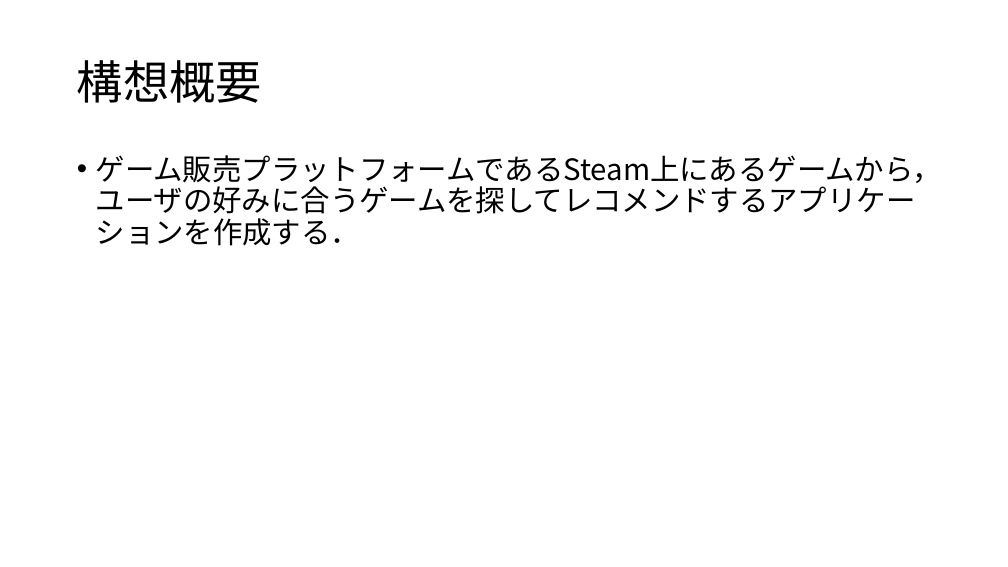
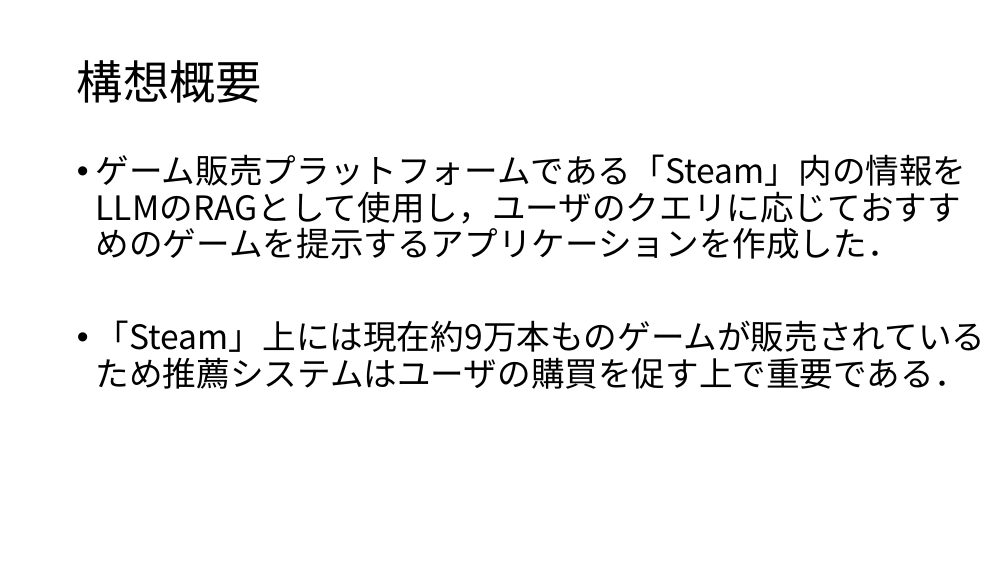
Before and after one commit to tosiki1202/GenAI-app, a slide deck: slide 2 of finalTask.pptx. Drawn at 1008x567 pixels with LibreOffice and Linux fonts; fonts in the diff are those of the drawing. Boxes give left, top, right and bottom in pixels: in the first picture for what was removed or moved away, otherwise in the second. Text is boxed around its words. In the diff, an @@ line names an element or a change of style, - is before the commit and + after.

```diff
--- a/finalTask.pptx
+++ b/finalTask.pptx
@@ text at [96,154,986,359]: text changed; size 28 to 32 pt @@
-• ゲーム販売プラットフォームであるSteam上にあるゲームから，ユーザの好みに合うゲームを探してレコメンドするアプリケーションを作成する．
+• ゲーム販売プラットフォームである「Steam」内の情報をLLMのRAGとして使用し，ユーザのクエリに応じておすすめのゲームを提示するアプリケーションを作成した．
+• 「Steam」上には現在約9万本ものゲームが販売されているため推薦システムはユーザの購買を促す上で重要である．
```
Also in this commit, not shown: 2 other slides changed, 3 slides added, 1 slide removed.
